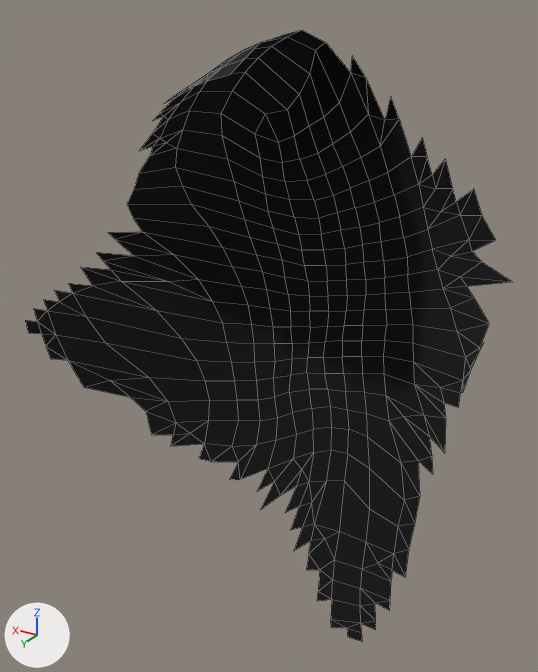
The OBJ model QS_project/data/Remeshing/Explanatory_C/Explanatory_C_Remeshed.obj as it was, and as the next commit left it.
The view is the same before and after, from a 50 mm lens placed at (-0.319, 1.119, 1.918), pointed at (0.841, -0.814, 0.951). Lighting does not change. The marker at lower left points along +X, +Y and +Z. Mesh edges are drawn as thin lines. Where no turn or scale is listed for an object, it has been applied to the vertices.

Objects in the first picture: 'Explanatory_C_Remeshed'.
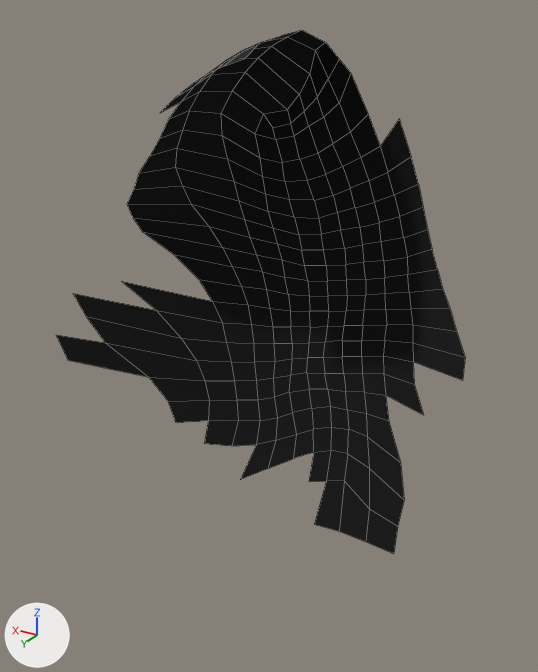
Where the change shows, as pixel boxes [x1, y1, x2, y2] in the pictures (538 x 672 px):
'Explanatory_C_Remeshed', reshaped (16% narrower, 14% shorter)
    before: [25, 30, 512, 642]
    after: [56, 30, 465, 554]
part 1 of me_explanatory_c_remeshed, cut back
    before: [139, 59, 244, 156]
    after: [150, 130, 182, 156]
part 2 of me_explanatory_c_remeshed, cut back
    before: [25, 42, 512, 642]
    after: [221, 42, 351, 163]

Diff of the bpy script that builds the scene:
```diff
--- a/QS_project/data/Remeshing/Explanatory_C/Explanatory_C_Remeshed.obj.py
+++ b/QS_project/data/Remeshing/Explanatory_C/Explanatory_C_Remeshed.obj.py
@@ me_explanatory_c_remeshed @@
 # used by ob_explanatory_c_remeshed; location = (0.0, 0.0, 0.0)
-me_explanatory_c_remeshed.from_pydata(...)  # 386 vertices, 401 faces; spans x 0.13..1.59, y -1.2..-0.46, z 0.13..1.88
+me_explanatory_c_remeshed.from_pydata(...)  # 259 vertices, 223 faces; spans x 0.2..1.54, y -1.2..-0.54, z 0.31..1.88
+# me_explanatory_c_remeshed part 1
+# 14 vertices are removed from x 0.75..1.2, y -0.77..-0.47, z 1.54..1.79
+# 23 faces are deleted
+# 1 new face joins them
+# me_explanatory_c_remeshed part 2
+# 120 vertices are removed from x 0.13..1.59, y -1.15..-0.46, z 0.13..1.81
+# 169 faces are deleted
+# 1 vertex moves within x 1.02, y -1.08, z 1.62
+# 7 vertices are added at x 0.69..1.0, y -1.14..-0.96, z 1.53..1.8
+# 13 new faces join them
 me_explanatory_c_remeshed.materials.append(mat_diffuse_0_0_0_255_002)
```
